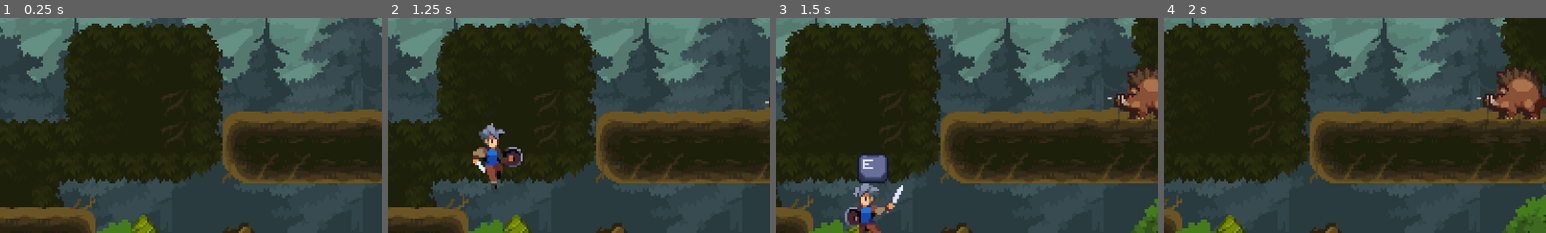
Above: before the commit, frames 1-4 (left to right).
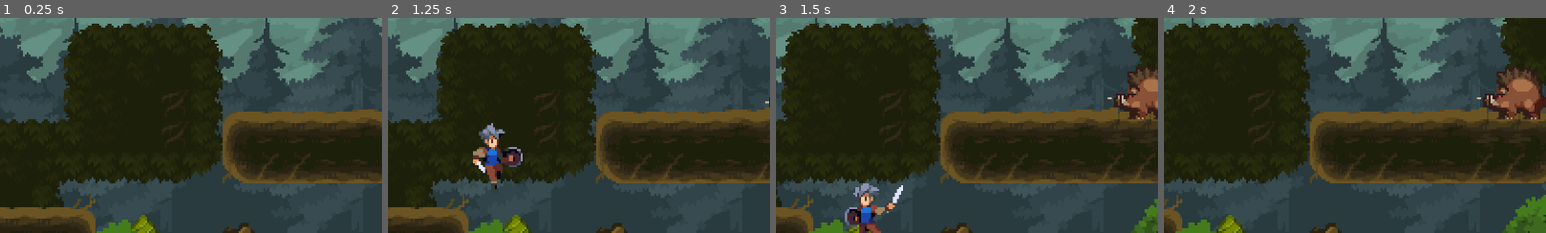
Above: after the commit, the same moments.

Repository: Amoyens1s/godot-learn
Game: Godot game, scene res://scenes/world.tscn
Same seed, same stepped clock (60 frames per second), same inputs: the game is played once before the commit and once after it.
Inputs:
- Up to frame 1 (0.25 s): no input
- Up to frame 2 (1.25 s): tap Enter at 0.5 s; hold D (move_right) from 0.53 s (still down); hold E (interact) from 0.53 s (still down); tap Space (jump) at 0.77 s
- Up to frame 3 (1.5 s): release D (move_right) at 1.28 s; release E (interact) at 1.28 s; hold A (move_left) from 1.28 s (still down); tap J (attack) at 1.35 s
- Up to frame 4 (2 s): keep holding A (move_left); tap Space (jump) at 1.52 s; tap E (interact) at 1.55 s
The pictures show only the part of the screen within x 50-100%, y 32-82%; the shares and areas given below are measured in that part.

Frames 1-2 are identical in both runs. In frame 3, 1.1% of the frame differs, in the area x 21-30%, y 63-77%; in frame 4, nothing differs.

Commit message:
feat: 场景转换

Diff:
--- /dev/null
+++ b/03.勇者传说/game.gd
@@ -0,0 +1,13 @@
+extends Node
+
+
+func change_scene(path: String, entry_point: String) -> void:
+	var tree:= get_tree()
+
+	tree.change_scene_to_file(path)
+	await tree.tree_changed
+
+	for node in tree.get_nodes_in_group("entry_points"):
+		if node.name == entry_point:
+			tree.current_scene.update_player(node.global_position, node.direction)
+			break
--- /dev/null
+++ b/03.勇者传说/game.tscn
@@ -0,0 +1,6 @@
+[gd_scene load_steps=2 format=3 uid="uid://niwsaoie0erf"]
+
+[ext_resource type="Script" uid="uid://cs0b35rk8wqyk" path="res://game.gd" id="1_80nbo"]
+
+[node name="Game" type="Node"]
+script = ExtResource("1_80nbo")
--- a/03.勇者传说/project.godot
+++ b/03.勇者传说/project.godot
@@ -14,6 +14,10 @@
 run/main_scene="uid://mudfkkxh6kg3"
 config/features=PackedStringArray("4.4", "Mobile")
 config/icon="res://icon.svg"
+
+[autoload]
+
+Game="*res://game.tscn"
 
 [display]
 
--- /dev/null
+++ b/03.勇者传说/scenes/mine_gate.tscn
@@ -0,0 +1,21 @@
+[gd_scene load_steps=4 format=3 uid="uid://dwgw8lt6kuhrq"]
+
+[ext_resource type="Script" uid="uid://balqnw2yhm4e1" path="res://scripts/classes/teleporter.gd" id="1_tyt27"]
+[ext_resource type="Texture2D" uid="uid://bpvvw3ls1try4" path="res://assets/Buildings.png" id="2_ghi4f"]
+
+[sub_resource type="RectangleShape2D" id="RectangleShape2D_hh4cj"]
+size = Vector2(56, 66.5)
+
+[node name="MineGate" type="Area2D"]
+script = ExtResource("1_tyt27")
+metadata/_custom_type_script = "uid://balqnw2yhm4e1"
+
+[node name="Buildings" type="Sprite2D" parent="."]
+position = Vector2(-28, -51)
+texture = ExtResource("2_ghi4f")
+region_enabled = true
+region_rect = Rect2(272, 208, 128, 160)
+
+[node name="CollisionShape2D" type="CollisionShape2D" parent="."]
+position = Vector2(-28, -32.25)
+shape = SubResource("RectangleShape2D_hh4cj")
--- a/03.勇者传说/scenes/world.tscn
+++ b/03.勇者传说/scenes/world.tscn
@@ -3,10 +3,11 @@
 [ext_resource type="Script" uid="uid://ca74sk7n1srmm" path="res://scripts/world.gd" id="1_4wyf3"]
 [ext_resource type="Texture2D" uid="uid://dvr5301j26b5j" path="res://assets/Tree-Assets.png" id="1_nnsk1"]
 [ext_resource type="PackedScene" uid="uid://biodm7i0lwapv" path="res://scenes/player.tscn" id="2_rwgxs"]
+[ext_resource type="PackedScene" uid="uid://dwgw8lt6kuhrq" path="res://scenes/mine_gate.tscn" id="3_i7141"]
+[ext_resource type="Script" uid="uid://bandm5wlvj3y6" path="res://scripts/classes/EntryPoint.gd" id="4_4mrxx"]
 [ext_resource type="Texture2D" uid="uid://ukjcafdfvlxj" path="res://assets/Background.png" id="4_k0juu"]
 [ext_resource type="Texture2D" uid="uid://dpe6dsov44u5o" path="res://assets/Background-trees.png" id="5_71j4m"]
 [ext_resource type="PackedScene" uid="uid://cqkogf1dsbik1" path="res://scenes/enemies/boar.tscn" id="6_qfnet"]
-[ext_resource type="Script" uid="uid://c20vvy365x2mn" path="res://scripts/classes/interactable.gd" id="7_i7141"]
 
 [sub_resource type="TileSetAtlasSource" id="TileSetAtlasSource_rwgxs"]
 texture = ExtResource("1_nnsk1")
@@ -394,9 +395,6 @@
 terrain_set_0/terrain_1/color = Color(9.3855e-07, 0.524392, 0.357615, 1)
 sources/0 = SubResource("TileSetAtlasSource_rwgxs")
 
-[sub_resource type="RectangleShape2D" id="RectangleShape2D_4mrxx"]
-size = Vector2(12, 12)
-
 [node name="World" type="Node2D"]
 script = ExtResource("1_4wyf3")
 metadata/_edit_horizontal_guides_ = [192.0]
@@ -412,6 +410,28 @@
 layer_2/name = "Foreground"
 layer_2/tile_data = PackedInt32Array(655367, 524288, 3, 655370, 458752, 3, 655379, 589824, 3, 327705, 393216, 3, 327707 …(373 unchanged characters)…
 
+[node name="MineGate" parent="TileMap" instance=ExtResource("3_i7141")]
+position = Vector2(56, -201)
+scale = Vector2(-1, 1)
+path = "uid://mudfkkxh6kg3"
+entry_point = "BottomEntryPoint"
+
+[node name="MineGate2" parent="TileMap" instance=ExtResource("3_i7141")]
+position = Vector2(856, 95)
+path = "uid://mudfkkxh6kg3"
+entry_point = "TopEntryPoint"
+
+[node name="TopEntryPoint" type="Marker2D" parent="TileMap"]
+position = Vector2(152, -201)
+script = ExtResource("4_4mrxx")
+metadata/_custom_type_script = "uid://bandm5wlvj3y6"
+
+[node name="BottomEntryPoint" type="Marker2D" parent="TileMap"]
+position = Vector2(760, 87)
+script = ExtResource("4_4mrxx")
+direction = -1
+metadata/_custom_type_script = "uid://bandm5wlvj3y6"
+
 [node name="Player" parent="." instance=ExtResource("2_rwgxs")]
 position = Vector2(12, 149)
 
@@ -692,12 +712,3 @@
 
 [node name="Boar" parent="." instance=ExtResource("6_qfnet")]
 position = Vector2(267, 95)
-
-[node name="Interactable" type="Area2D" parent="."]
-position = Vector2(120, 166)
-script = ExtResource("7_i7141")
-metadata/_custom_type_script = "uid://c20vvy365x2mn"
-
-[node name="CollisionShape2D" type="CollisionShape2D" parent="Interactable"]
-position = Vector2(0, 2)
-shape = SubResource("RectangleShape2D_4mrxx")
--- /dev/null
+++ b/03.勇者传说/scripts/classes/EntryPoint.gd
@@ -0,0 +1,8 @@
+extends Marker2D
+class_name EntryPoint
+
+@export var direction := Player.Direction.RIGHT
+
+
+func _ready() -> void:
+	add_to_group("entry_points")
--- /dev/null
+++ b/03.勇者传说/scripts/classes/teleporter.gd
@@ -0,0 +1,10 @@
+extends Interactable
+class_name Teleporter
+
+@export_file("*.tscn") var path: String
+@export var entry_point: String
+
+
+func interact() -> void:
+	super()
+	Game.change_scene(path, entry_point)
--- a/03.勇者传说/scripts/player.gd
+++ b/03.勇者传说/scripts/player.gd
@@ -1,5 +1,10 @@
 extends CharacterBody2D
 class_name Player
+
+enum Direction {
+	LEFT = -1,
+	RIGHT = +1
+}
 
 enum State {
 	IDLE,
@@ -32,6 +37,14 @@
 const LANDING_HEIGHT := 100.0
 
 @export var can_combo := false
+@export var direction := Direction.RIGHT:
+	set(v):
+		direction = v
+
+		if not is_node_ready():
+			await ready
+
+		graphics.scale.x = direction
 
 var default_gravity := ProjectSettings.get("physics/2d/default_gravity") as float
 var is_first_tick := false
@@ -100,12 +113,12 @@
 
 		State.WALL_SLIDING:
 			move(default_gravity / 3, delta)
-			graphics.scale.x = get_wall_normal().x
+			direction = Direction.LEFT if get_wall_normal().x < 0 else Direction.RIGHT
 
 		State.WALL_JUMP:
 			if state_machine.state_time < 0.1:
 				stand(0.0 if is_first_tick else default_gravity, delta)
-				graphics.scale.x = get_wall_normal().x
+				direction = Direction.LEFT if get_wall_normal().x < 0 else Direction.RIGHT
 			else:
 				move(default_gravity, delta)
 
@@ -125,14 +138,14 @@
 
 
 func move(gravity: float, delta: float) -> void:
-	var direction := Input.get_axis("move_left", "move_right")
+	var movement := Input.get_axis("move_left", "move_right")
 
 	var acceleration := FLOOR_ACCELERATION if is_on_floor() else AIR_ACCELERATION
-	velocity.x = move_toward(velocity.x, direction * RUN_SPEED, acceleration * delta)
+	velocity.x = move_toward(velocity.x, movement * RUN_SPEED, acceleration * delta)
 	velocity.y += gravity * delta
 
-	if not is_zero_approx(direction):
-		graphics.scale.x = -1 if direction < 0 else 1
+	if not is_zero_approx(movement):
+		direction = Direction.LEFT if movement < 0 else Direction.RIGHT
 
 	move_and_slide()
 
@@ -196,8 +209,8 @@
 	if state in GROUND_STATE and not is_on_floor():
 		return State.FALL
 
-	var direction := Input.get_axis("move_left", "move_right")
-	var is_still := is_zero_approx(direction) and is_zero_approx(velocity.x)
+	var movement := Input.get_axis("move_left", "move_right")
+	var is_still := is_zero_approx(movement) and is_zero_approx(velocity.x)
 
 	match state:
 		State.IDLE:
--- a/03.勇者传说/scripts/world.gd
+++ b/03.勇者传说/scripts/world.gd
@@ -2,6 +2,7 @@
 
 @onready var camera_2d: Camera2D = $Player/Camera2D
 @onready var tile_map: TileMap = $TileMap
+@onready var player: Player = $Player
 
 
 func _ready() -> void:
@@ -13,3 +14,10 @@
 	camera_2d.limit_bottom = used.end.y * tile_size.y
 	camera_2d.limit_left = used.position.x * tile_size.x
 	camera_2d.reset_smoothing()
+
+
+func update_player(pos: Vector2, direction: Player.Direction) -> void:
+	player.global_position = pos
+	player.direction = direction
+	camera_2d.reset_smoothing()
+	#camera_2d.force_update_scroll()
Binary file added: 03.勇者传说/assets/Buildings.png
Not shown, added: 03.勇者传说/assets/Buildings.png.import
Not shown, added: 03.勇者传说/game.gd.uid
Not shown, added: 03.勇者传说/scripts/classes/EntryPoint.gd.uid
Not shown, added: 03.勇者传说/scripts/classes/teleporter.gd.uid
